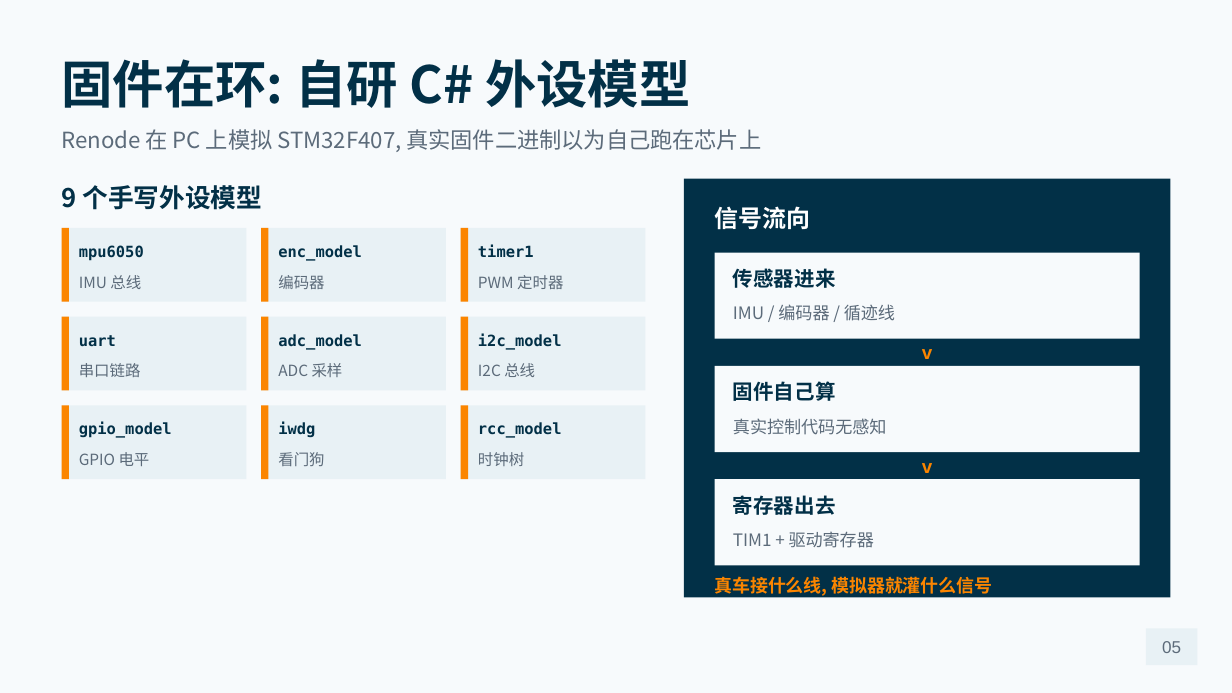
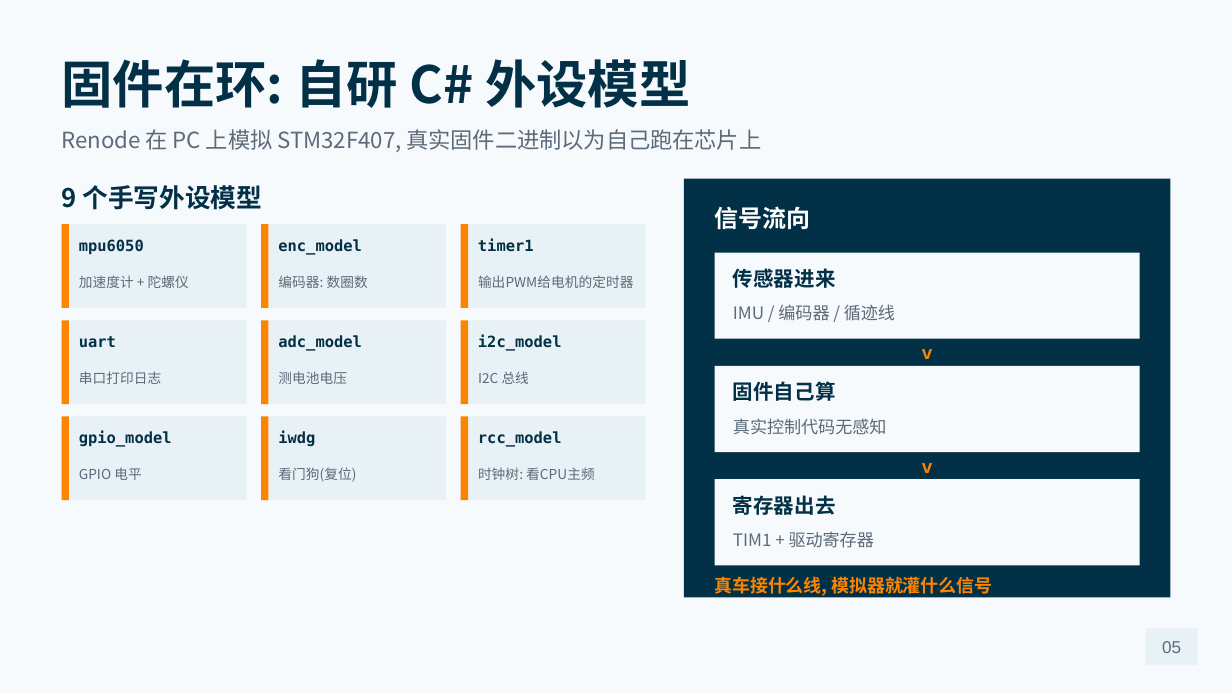
Before and after one commit to superfansizhe-beep/mujoco-renode-twin, a slide deck: slide 5 of docs/mujoco-renode-twin-defense.pptx. Drawn at 1232x693 pixels with LibreOffice and Linux fonts; fonts in the diff are those of the drawing. Boxes give left, top, right and bottom in pixels: in the first picture for what was removed or moved away, otherwise in the second. Text is boxed around its words. In the diff, an @@ line names an element or a change of style, - is before the commit and + after.

```diff
--- a/docs/mujoco-renode-twin-defense.pptx
+++ b/docs/mujoco-renode-twin-defense.pptx
@@ rectangle: place and size @@
-rectangle at [62, 228, 246, 302]
+rectangle at [62, 224, 246, 308]
@@ rectangle: place and size @@
-rectangle at [62, 228, 69, 302]
+rectangle at [62, 224, 69, 308]
@@ rectangle: place and size @@
-rectangle at [261, 228, 446, 302]
+rectangle at [261, 224, 446, 308]
@@ rectangle: place and size @@
-rectangle at [261, 228, 269, 302]
+rectangle at [261, 224, 269, 308]
@@ rectangle: place and size @@
-rectangle at [461, 228, 646, 302]
+rectangle at [461, 224, 646, 308]
@@ rectangle: place and size @@
-rectangle at [461, 228, 468, 302]
+rectangle at [461, 224, 468, 308]
@@ 3 texts: place and size @@
-3 texts at [79, 244, 534, 261]
+3 texts at [79, 238, 534, 255]
@@ text at [79, 275, 189, 288]: text changed; size 9 to 8 pt @@
-IMU 总线
+加速度计 + 陀螺仪
@@ text at [278, 275, 368, 288]: text changed; size 9 to 8 pt @@
-编码器
+编码器: 数圈数
@@ text at [478, 275, 634, 288]: text changed; size 9 to 8 pt @@
-PWM 定时器
+输出PWM给电机的定时器
@@ rectangle: place and size @@
-rectangle at [62, 317, 246, 391]
+rectangle at [62, 320, 246, 404]
@@ rectangle: place and size @@
-rectangle at [62, 317, 69, 391]
+rectangle at [62, 320, 69, 404]
@@ rectangle: place and size @@
-rectangle at [261, 317, 446, 391]
+rectangle at [261, 320, 446, 404]
@@ rectangle: place and size @@
-rectangle at [261, 317, 269, 391]
+rectangle at [261, 320, 269, 404]
@@ rectangle: place and size @@
-rectangle at [461, 317, 646, 391]
+rectangle at [461, 320, 646, 404]
@@ rectangle: place and size @@
-rectangle at [461, 317, 468, 391]
+rectangle at [461, 320, 468, 404]
@@ text "I2C 总线" at [478, 371, 529, 384]: size 9 to 8 pt; line spacing 1 to 9.5pt @@
@@ text at [79, 371, 161, 384]: text changed; size 9 to 8 pt @@
-串口链路
+串口打印日志
@@ text at [278, 371, 347, 384]: text changed; size 9 to 8 pt @@
-ADC 采样
+测电池电压
@@ rectangle: place and size @@
-rectangle at [62, 405, 246, 479]
+rectangle at [62, 416, 246, 500]
@@ rectangle: place and size @@
-rectangle at [62, 405, 69, 479]
+rectangle at [62, 416, 69, 500]
@@ rectangle: place and size @@
-rectangle at [261, 405, 446, 479]
+rectangle at [261, 416, 446, 500]
@@ rectangle: place and size @@
-rectangle at [261, 405, 269, 479]
+rectangle at [261, 416, 269, 500]
@@ proportions changed in 9 elements at [62, 224, 246, 308], [261, 224, 446, 308], [461, 224, 646, 308], [62, 320, 246, 404], [261, 320, 446, 404], [461, 320, 646, 404], [62, 416, 246, 500], [261, 416, 446, 500], [461, 416, 646, 500] @@
@@ rectangle: place and size @@
-rectangle at [461, 405, 646, 479]
+rectangle at [461, 416, 646, 500]
@@ rectangle: place and size @@
-rectangle at [461, 405, 468, 479]
+rectangle at [461, 416, 468, 500]
@@ 3 texts: place and size @@
-3 texts at [79, 422, 562, 438]
+3 texts at [79, 430, 562, 447]
@@ text "GPIO 电平" at [79, 468, 141, 480]: size 9 to 8 pt; line spacing 1 to 9.5pt @@
@@ text "GPIO 电平": place and size @@
-text "GPIO 电平" at [79, 452, 150, 466]
+text "GPIO 电平" at [79, 468, 141, 480]
@@ text at [278, 467, 356, 482]: text changed; size 9 to 8 pt @@
-看门狗
+看门狗(复位)
@@ text at [478, 467, 595, 480]: text changed; size 9 to 8 pt @@
-时钟树
+时钟树: 看CPU主频
```
Also in this commit, not shown: 30 other files.
